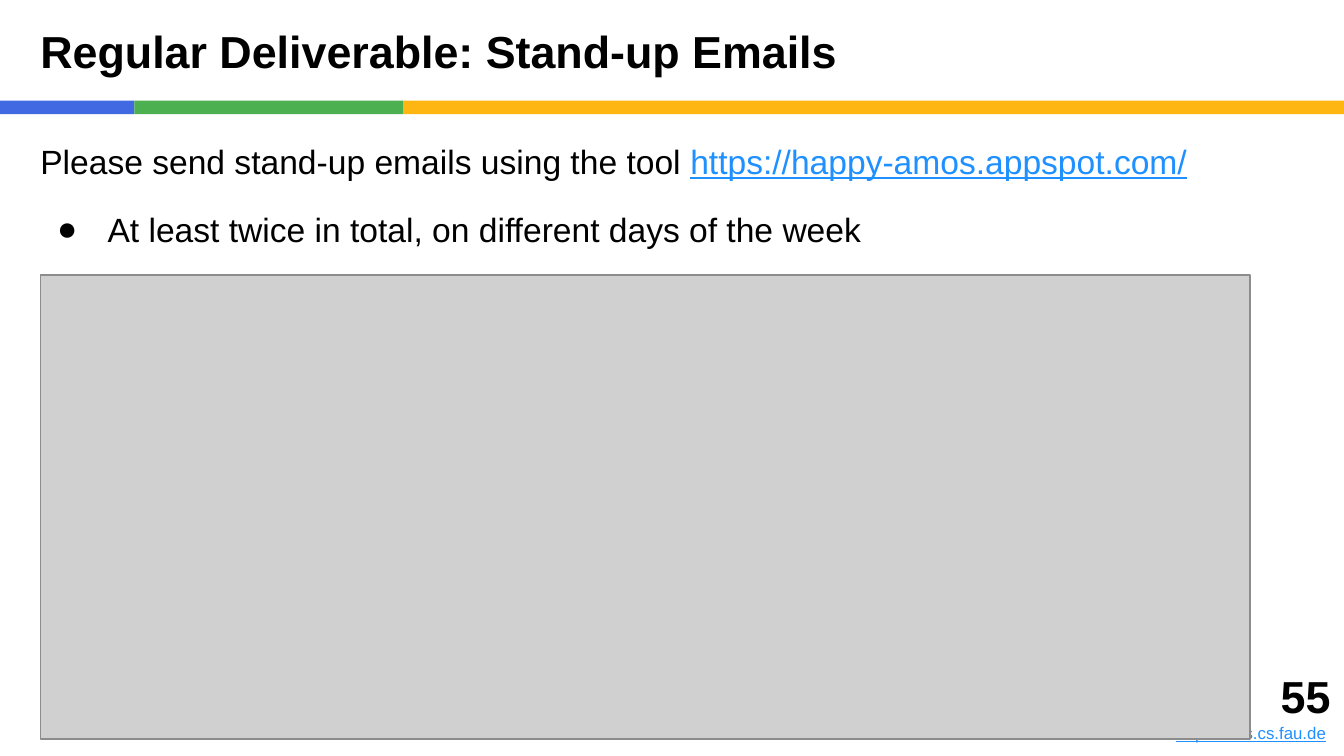
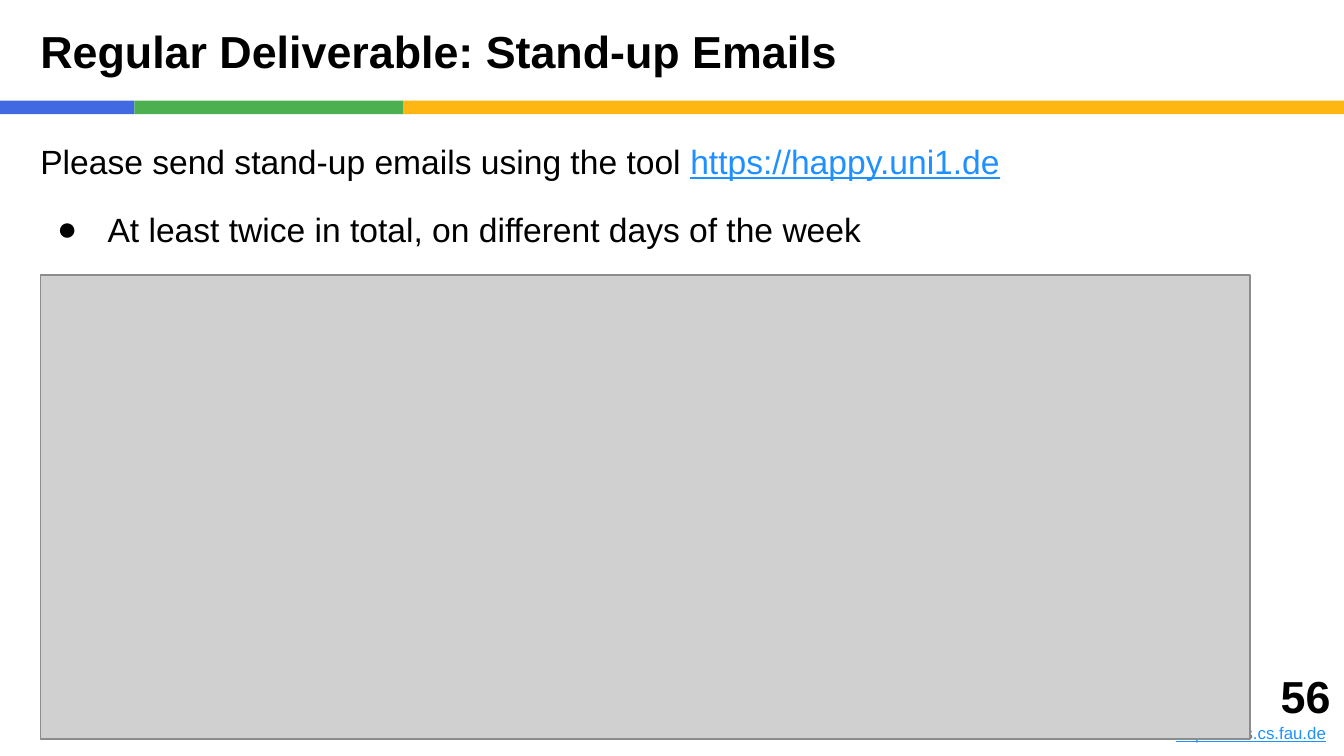
Before and after one commit to dirkriehle/amos-course, a slide deck: slide 56 of Lecture slides/AMOS B01 - Team and Tools.pptx (slide 55 before the commit). Drawn at 1344x756 pixels with LibreOffice and Linux fonts; fonts in the diff are those of the drawing; grey boxes stand for pictures. Boxes give left, top, right and bottom in pixels: in the first picture for what was removed or moved away, otherwise in the second. Text is boxed around its words. In the diff, an @@ line names an element or a change of style, - is before the commit and + after.

```diff
--- a/Lecture slides/AMOS B01 - Team and Tools.pptx
+++ b/Lecture slides/AMOS B01 - Team and Tools.pptx
@@ text at (40, 149, 999, 180): text changed @@
-Please send stand-up emails using the tool https://happy-amos.appspot.com/
+Please send stand-up emails using the tool https://happy.uni1.de
@@ text at (1281, 681, 1331, 714): text changed @@
-55
+56
```
Also in this commit, not shown: 2 other slides changed, 1 slide added, 5 other files.
